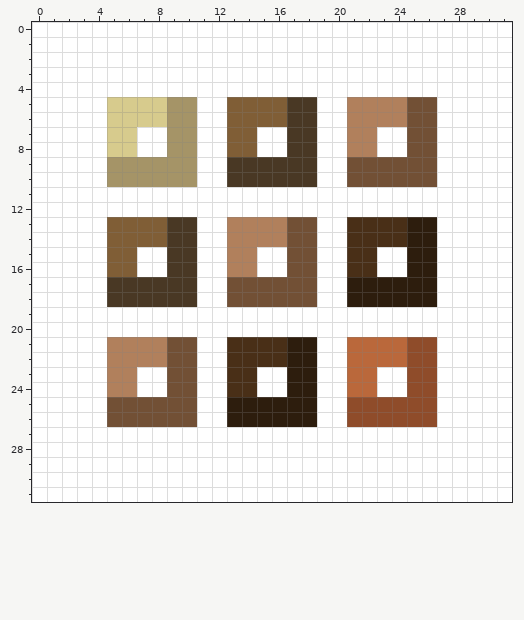
File history of a pixel-art sprite, pack.png. Above, as it was before the edit.
The file is 32x32 pixels. Colours within 5 levels of each other are drawn and written as one.
The result:
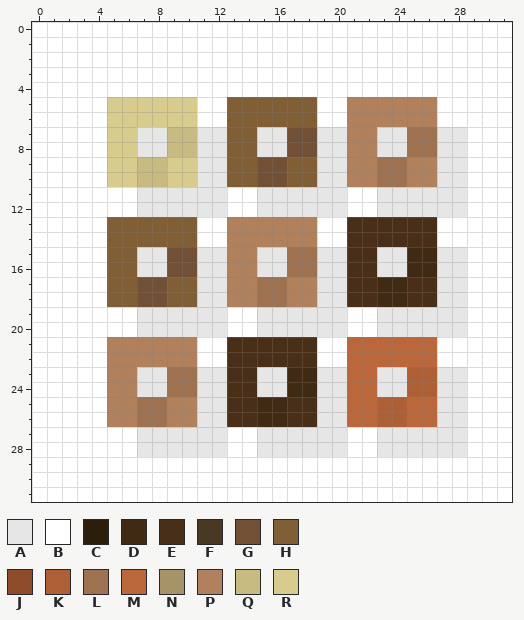
Palette (. is transparent): A #e6e6e6  B #ffffff  C #2d1d0d  D #412a14  E #492f17  F #493824  G #725035  H #805e36  J #8f4c2a  K #ad6036  L #9e7250  M #ba683b  N #a59467  P #b1805c  Q #c8bb82  R #d7cb8d
The exact change:
@@ x 0..31 @@
  4 BBBBBBBBBBBBBBBBBBBBBBBBBBBBBBBB
- 5 BBBBBRRRRNNBBHHHHFFBBPPPPGGBBBBB
- 6 BBBBBRRRRNNBBHHHHFFBBPPPPGGBBBBB
- 7 BBBBBRRBBNNBBHHBBFFBBPPBBGGBBBBB
- 8 BBBBBRRBBNNBBHHBBFFBBPPBBGGBBBBB
- 9 BBBBBNNNNNNBBFFFFFFBBGGGGGGBBBBB
-10 BBBBBNNNNNNBBFFFFFFBBGGGGGGBBBBB
-11 BBBBBBBBBBBBBBBBBBBBBBBBBBBBBBBB
-12 BBBBBBBBBBBBBBBBBBBBBBBBBBBBBBBB
-13 BBBBBHHHHFFBBPPPPGGBBEEEECCBBBBB
-14 BBBBBHHHHFFBBPPPPGGBBEEEECCBBBBB
-15 BBBBBHHBBFFBBPPBBGGBBEEBBCCBBBBB
-16 BBBBBHHBBFFBBPPBBGGBBEEBBCCBBBBB
-17 BBBBBFFFFFFBBGGGGGGBBCCCCCCBBBBB
-18 BBBBBFFFFFFBBGGGGGGBBCCCCCCBBBBB
-19 BBBBBBBBBBBBBBBBBBBBBBBBBBBBBBBB
-20 BBBBBBBBBBBBBBBBBBBBBBBBBBBBBBBB
-21 BBBBBPPPPGGBBEEEECCBBMMMMJJBBBBB
-22 BBBBBPPPPGGBBEEEECCBBMMMMJJBBBBB
-23 BBBBBPPBBGGBBEEBBCCBBMMBBJJBBBBB
-24 BBBBBPPBBGGBBEEBBCCBBMMBBJJBBBBB
-25 BBBBBGGGGGGBBCCCCCCBBJJJJJJBBBBB
-26 BBBBBGGGGGGBBCCCCCCBBJJJJJJBBBBB
-27 BBBBBBBBBBBBBBBBBBBBBBBBBBBBBBBB
-28 BBBBBBBBBBBBBBBBBBBBBBBBBBBBBBBB
+ 5 BBBBBRRRRRRBBHHHHHHBBPPPPPPBBBBB
+ 6 BBBBBRRRRRRBBHHHHHHBBPPPPPPBBBBB
+ 7 BBBBBRRAAQQAAHHAAGGAAPPAALLAABBB
+ 8 BBBBBRRAAQQAAHHAAGGAAPPAALLAABBB
+ 9 BBBBBRRQQRRAAHHGGHHAAPPLLPPAABBB
+10 BBBBBRRQQRRAAHHGGHHAAPPLLPPAABBB
+11 BBBBBBBAAAAAABBAAAAAABBAAAAAABBB
+12 BBBBBBBAAAAAABBAAAAAABBAAAAAABBB
+13 BBBBBHHHHHHBBPPPPPPBBEEEEEEBBBBB
+14 BBBBBHHHHHHBBPPPPPPBBEEEEEEBBBBB
+15 BBBBBHHAAGGAAPPAALLAAEEAADDAABBB
+16 BBBBBHHAAGGAAPPAALLAAEEAADDAABBB
+17 BBBBBHHGGHHAAPPLLPPAAEEDDEEAABBB
+18 BBBBBHHGGHHAAPPLLPPAAEEDDEEAABBB
+19 BBBBBBBAAAAAABBAAAAAABBAAAAAABBB
+20 BBBBBBBAAAAAABBAAAAAABBAAAAAABBB
+21 BBBBBPPPPPPBBEEEEEEBBMMMMMMBBBBB
+22 BBBBBPPPPPPBBEEEEEEBBMMMMMMBBBBB
+23 BBBBBPPAALLAAEEAADDAAMMAAKKAABBB
+24 BBBBBPPAALLAAEEAADDAAMMAAKKAABBB
+25 BBBBBPPLLPPAAEEDDEEAAMMKKMMAABBB
+26 BBBBBPPLLPPAAEEDDEEAAMMKKMMAABBB
+27 BBBBBBBAAAAAABBAAAAAABBAAAAAABBB
+28 BBBBBBBAAAAAABBAAAAAABBAAAAAABBB
 29 BBBBBBBBBBBBBBBBBBBBBBBBBBBBBBBB
Boxes around the changes in both pictures, in picture pixels (x1, y1, x2, y2):
changed: (107, 97, 467, 457)
